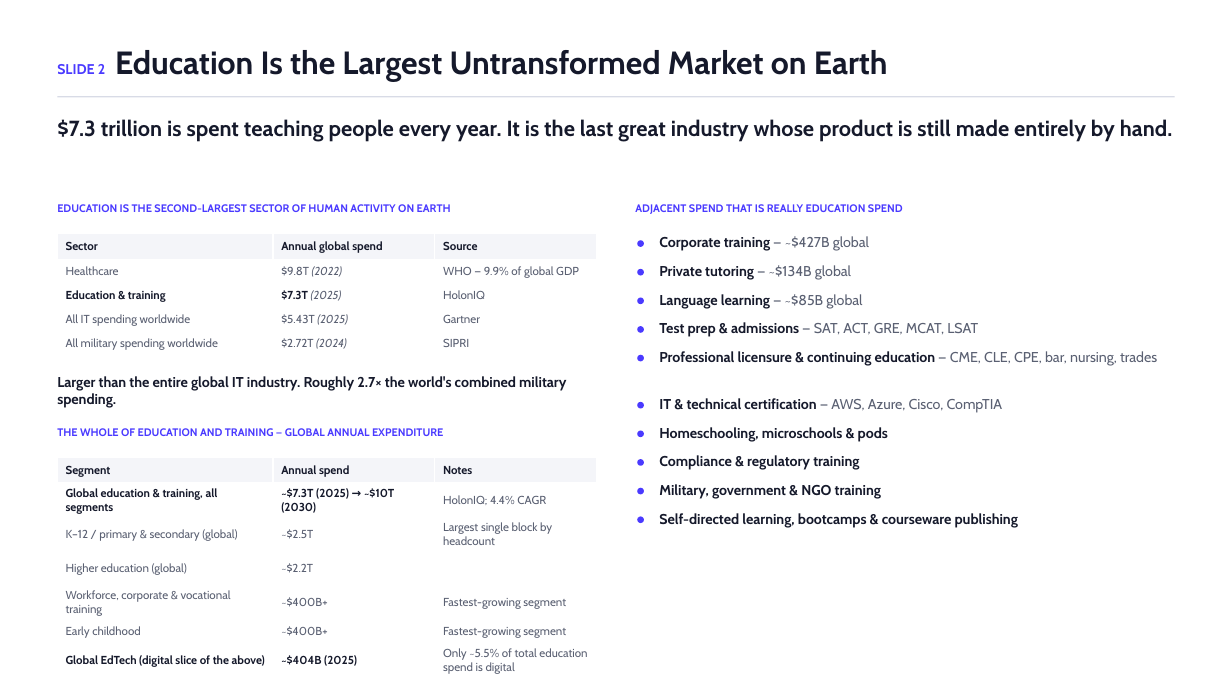
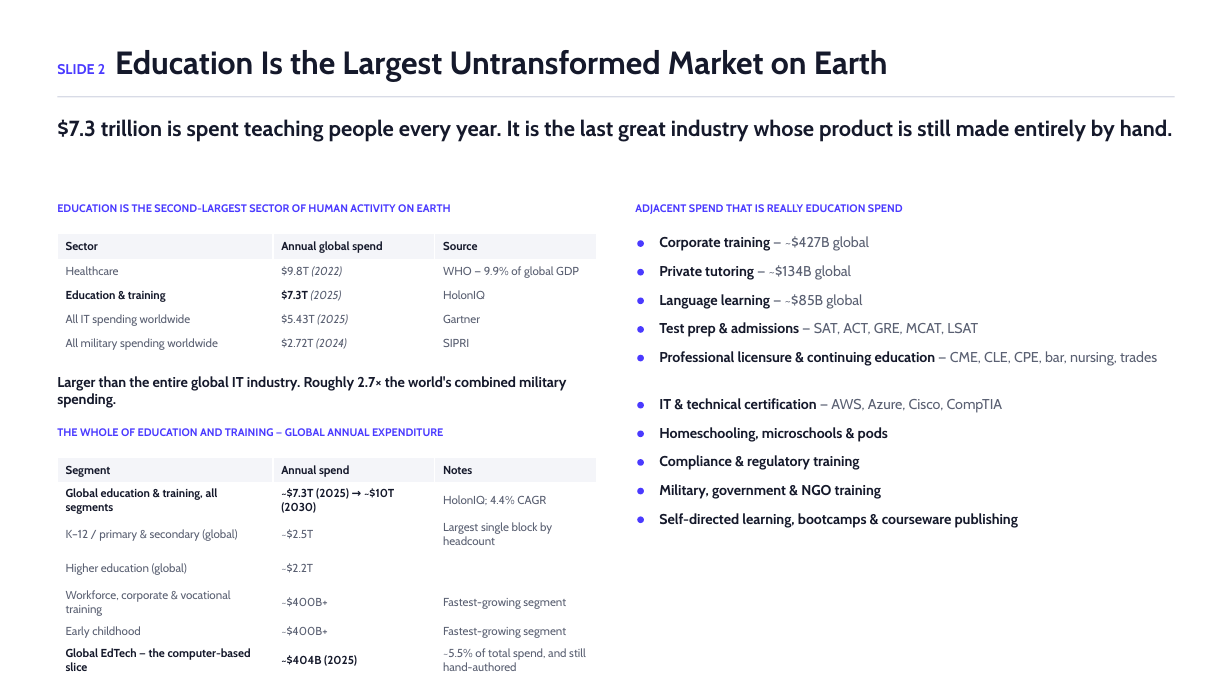
Before and after one commit to ChuckIrvine/qlaudia, a slide deck: slide 2 of pitch_deck/qlaudia_pitch_deck.pptx. Drawn at 1232x693 pixels with LibreOffice and Linux fonts; fonts in the diff are those of the drawing. Boxes give left, top, right and bottom in pixels: in the first picture for what was removed or moved away, otherwise in the second. Text is boxed around its words. In the diff, an @@ line names an element or a change of style, - is before the commit and + after.

```diff
--- a/pitch_deck/qlaudia_pitch_deck.pptx
+++ b/pitch_deck/qlaudia_pitch_deck.pptx
@@ table at bbox=[57, 457, 596, 675] @@
-row 7, column 1: Global EdTech (digital slice of the above)
+row 7, column 1: Global EdTech — the computer-based slice
-row 7, column 3: Only ~5.5% of total education spend is digital
+row 7, column 3: ~5.5% of total spend, and still hand-authored
```
Also in this commit, not shown: 8 other slides changed, 5 slides added, 6 slides removed, 2 other files.
